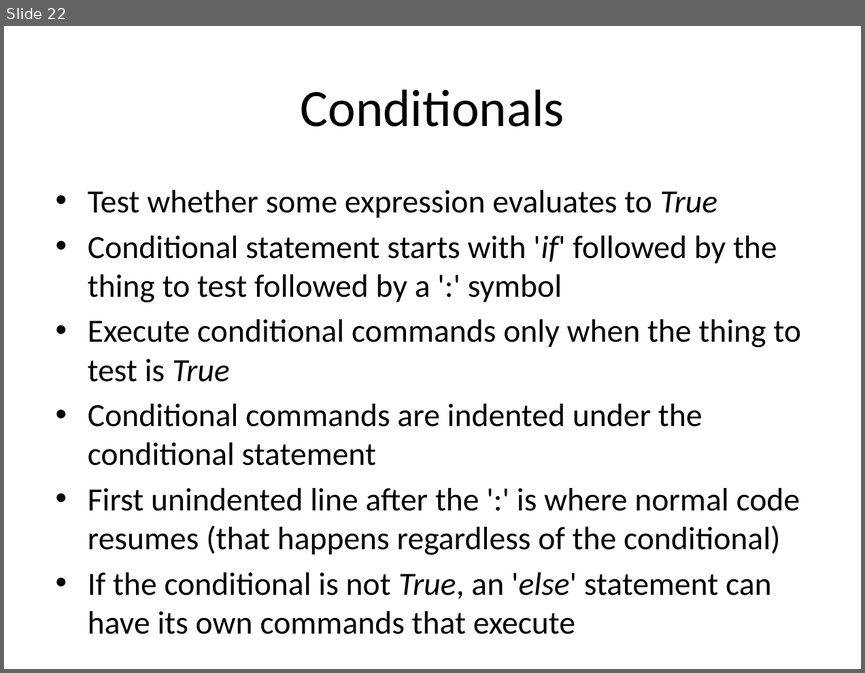
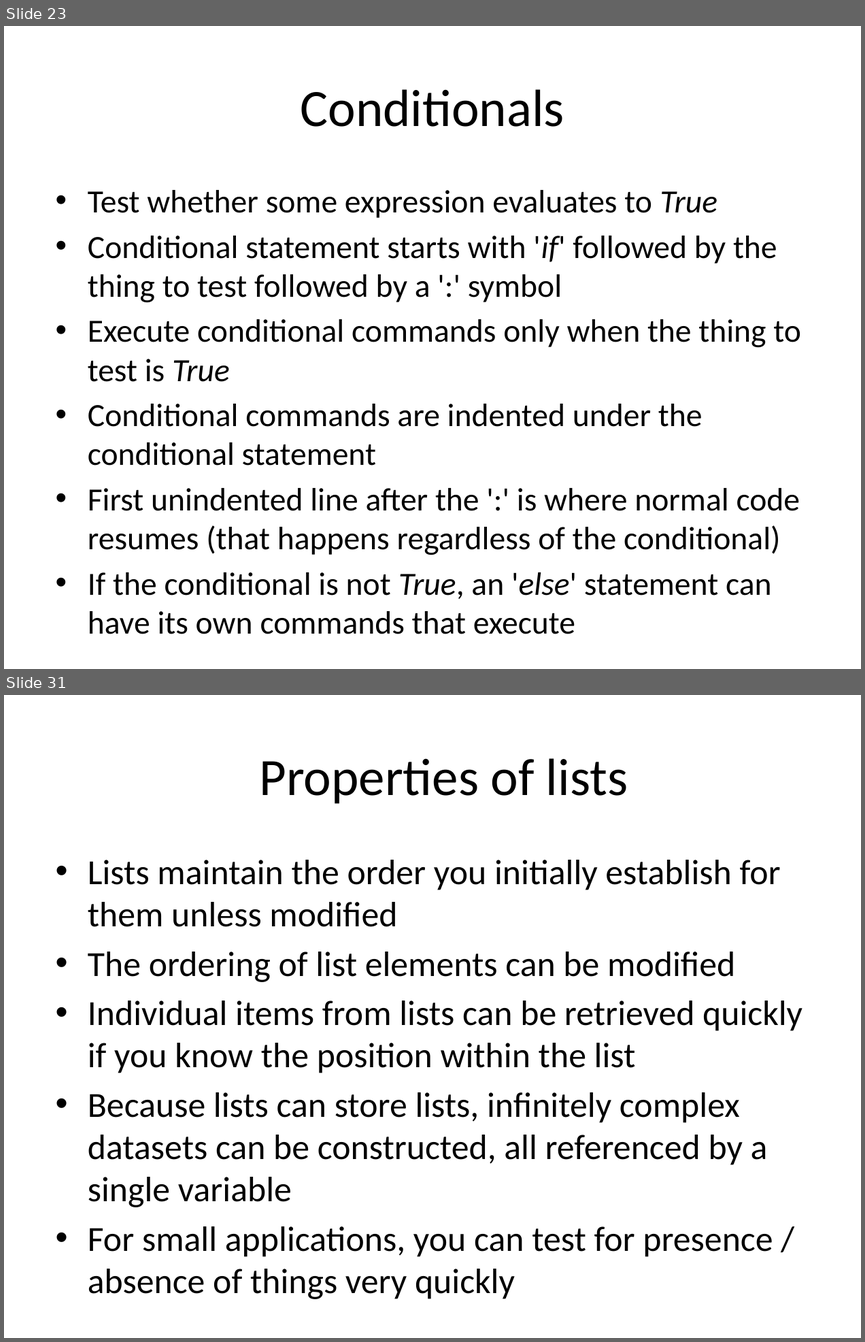
Before and after one commit to GSBS-Bootstrappers/bootstrappers-courses, a slide deck: python1/Python_I/Python I.pptx. Shown one above the other, each under a label of ours: slide 22 before the commit, slides 23 and 31 after it; the slides between them are not shown. The pictures are 865x673 and 865x1342 pixels, drawn with LibreOffice and Linux fonts; fonts in the diff are those of the drawing. Boxes give left, top, right and bottom in pixels: in the first picture for what was removed or moved away, otherwise in the second. Text is boxed around its words. In the diff, an @@ line names an element or a change of style, - is before the commit and + after.

```diff
--- a/python1/Python_I/Python I.pptx
+++ b/python1/Python_I/Python I.pptx
@@ slide 31 added at bbox=[4, 695, 861, 1338], background #FFFFFF @@
@@ title added at bbox=[259, 758, 628, 804], 44 pt, text #000000 @@
+Properties of lists
@@ text added at bbox=[88, 860, 802, 1257], 29.6 pt, text #000000 @@
+• Lists maintain the order you initially establish for them unless modified
+• The ordering of list elements can be modified
+• Individual items from lists can be retrieved quickly if you know the position within the list
+• Because lists can store lists, infinitely complex datasets can be constructed, all referenced by a single variable
+• For small applications, you can test for presence / absence of things very quickly
@@ what was slide 22 is now slide 23 @@
```
Also in this commit, not shown: 2 slides changed, 16 other slides added, 2 other files.
